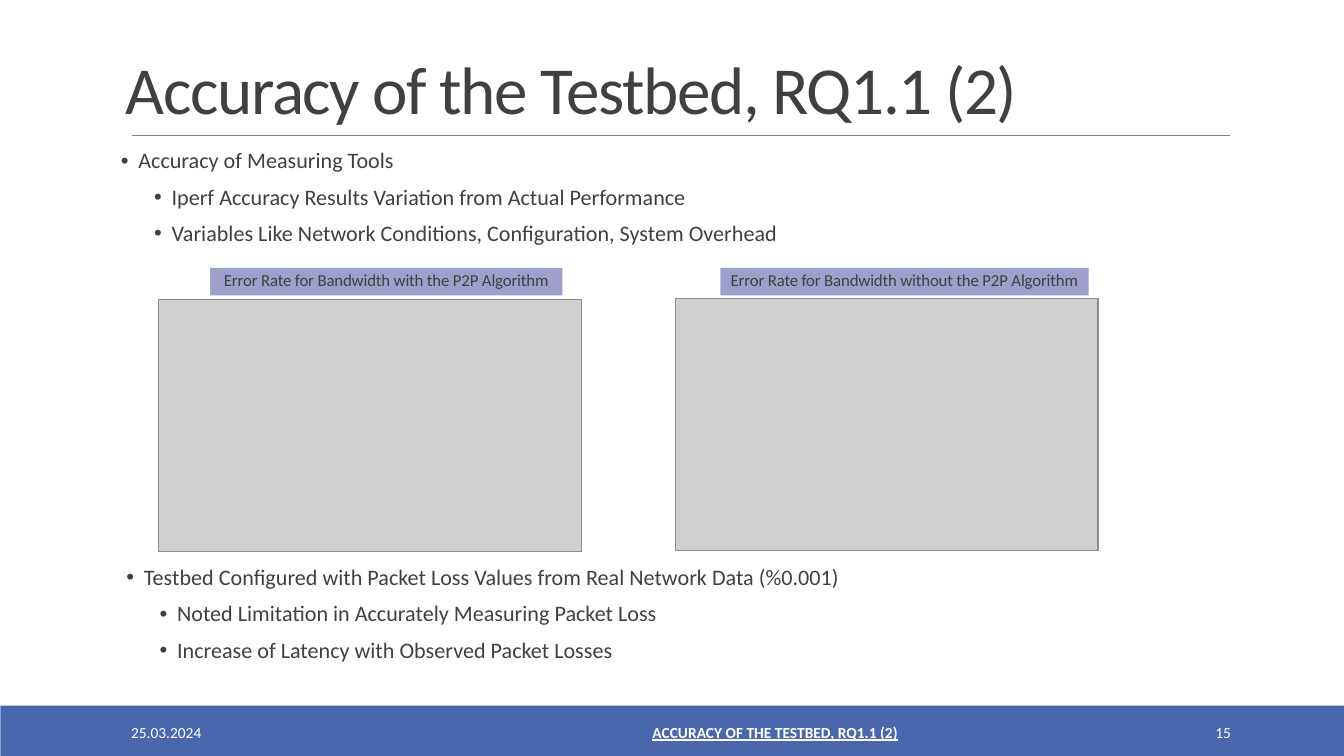
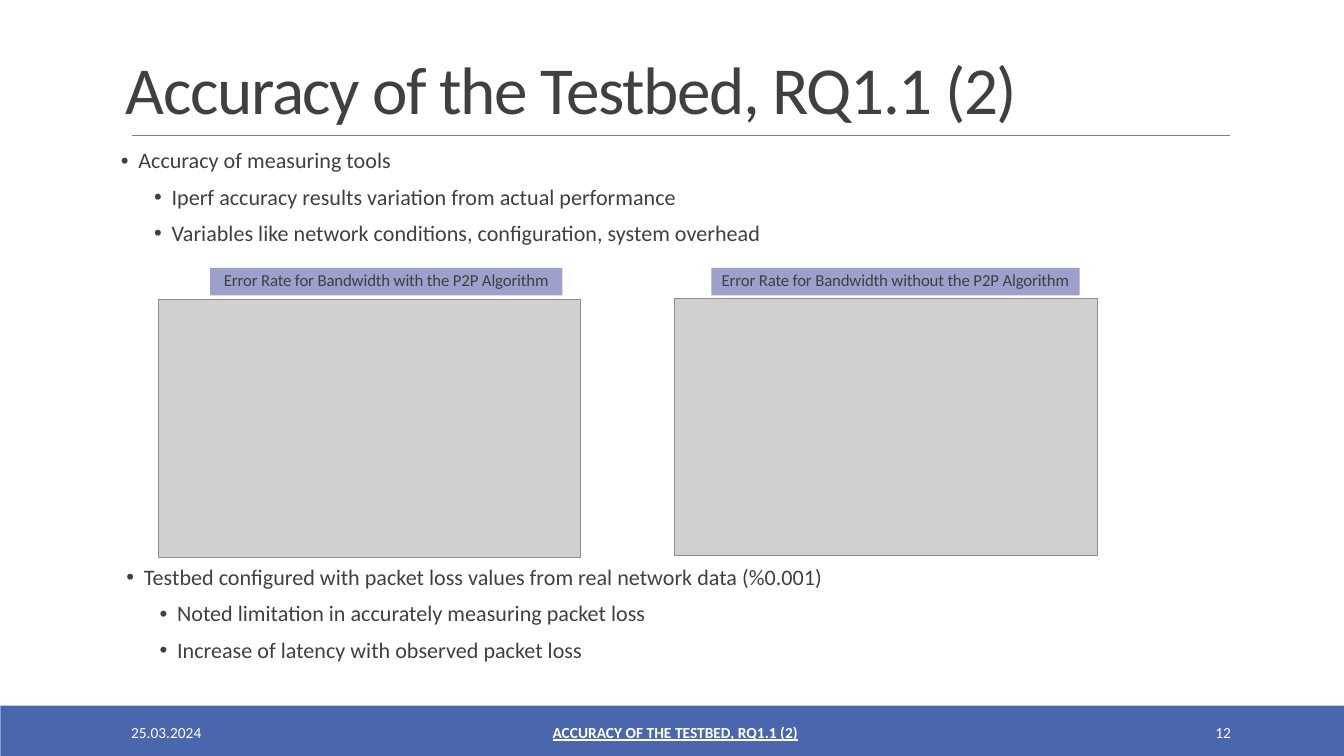
Before and after one commit to oezcankaraca/abschlussvortrag, a slide deck: slide 12 of Abschlussvortrag.pptx (slide 15 before the commit). Drawn at 1344x756 pixels with LibreOffice and Linux fonts; fonts in the diff are those of the drawing; grey boxes stand for pictures. Boxes give left, top, right and bottom in pixels: in the first picture for what was removed or moved away, otherwise in the second. Text is boxed around its words. In the diff, an @@ line names an element or a change of style, - is before the commit and + after.

```diff
--- a/Abschlussvortrag.pptx
+++ b/Abschlussvortrag.pptx
@@ text at [138, 152, 760, 245]: text changed @@
-• Accuracy of Measuring Tools
-  • Iperf Accuracy Results Variation from Actual Performance
-  • Variables Like Network Conditions, Configuration, System Overhead
+• Accuracy of measuring tools
+  • Iperf accuracy results variation from actual performance
+  • Variables like network conditions, configuration, system overhead
@@ rectangle "Error Rate for Bandwidth without ...": place and size @@
-rectangle "Error Rate for Bandwidth without ..." at [721, 268, 1089, 295]
+rectangle "Error Rate for Bandwidth without ..." at [712, 268, 1080, 295]
@@ picture: place and size @@
-picture at [158, 299, 581, 552]
+picture at [158, 299, 581, 557]
@@ picture: place and size @@
-picture at [676, 298, 1098, 551]
+picture at [675, 298, 1097, 556]
@@ text at [144, 569, 822, 662]: text changed @@
-• Testbed Configured with Packet Loss Values from Real Network Data (%0.001)
-  • Noted Limitation in Accurately Measuring Packet Loss
-  • Increase of Latency with Observed Packet Losses
+• Testbed configured with packet loss values from real network data (%0.001)
+  • Noted limitation in accurately measuring packet loss
+  • Increase of latency with observed packet loss
@@ text "ACCURACY OF THE TESTBED, RQ1.1 ...": place and size @@
-text "ACCURACY OF THE TESTBED, RQ1.1 ..." at [652, 727, 897, 741]
+text "ACCURACY OF THE TESTBED, RQ1.1 ..." at [553, 727, 797, 741]
@@ page number at [1215, 728, 1231, 738]: text changed @@
-15
+12
```
Also in this commit, not shown: 20 other slides changed, 2 slides removed, 2 other files.
